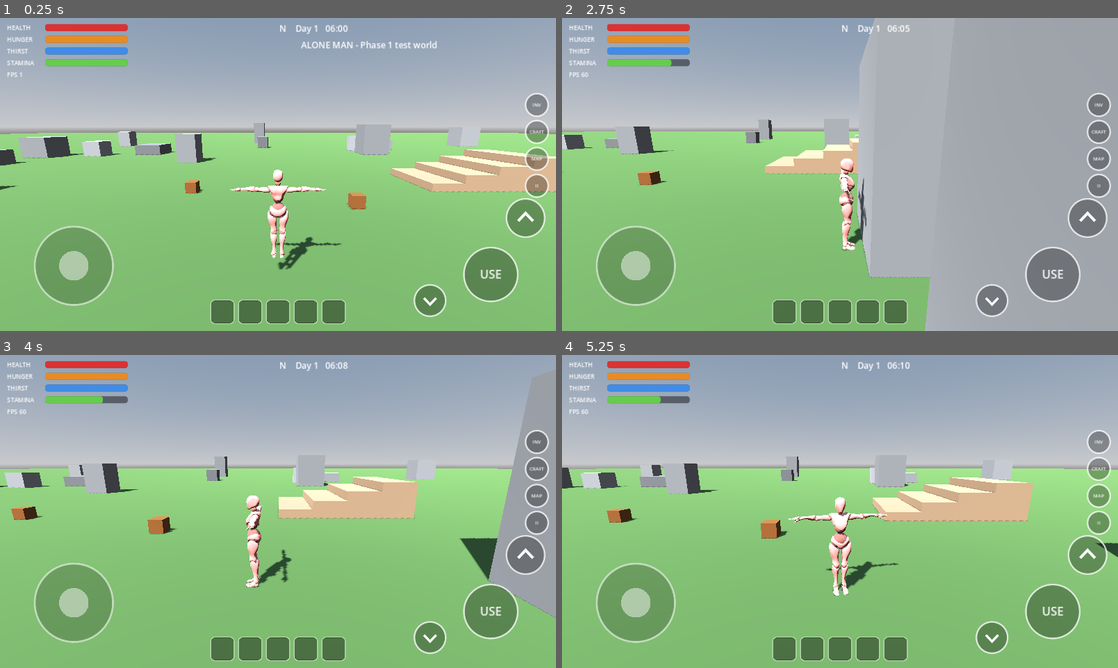
Above: before the commit, frames 1-4 (two rows, left to right).
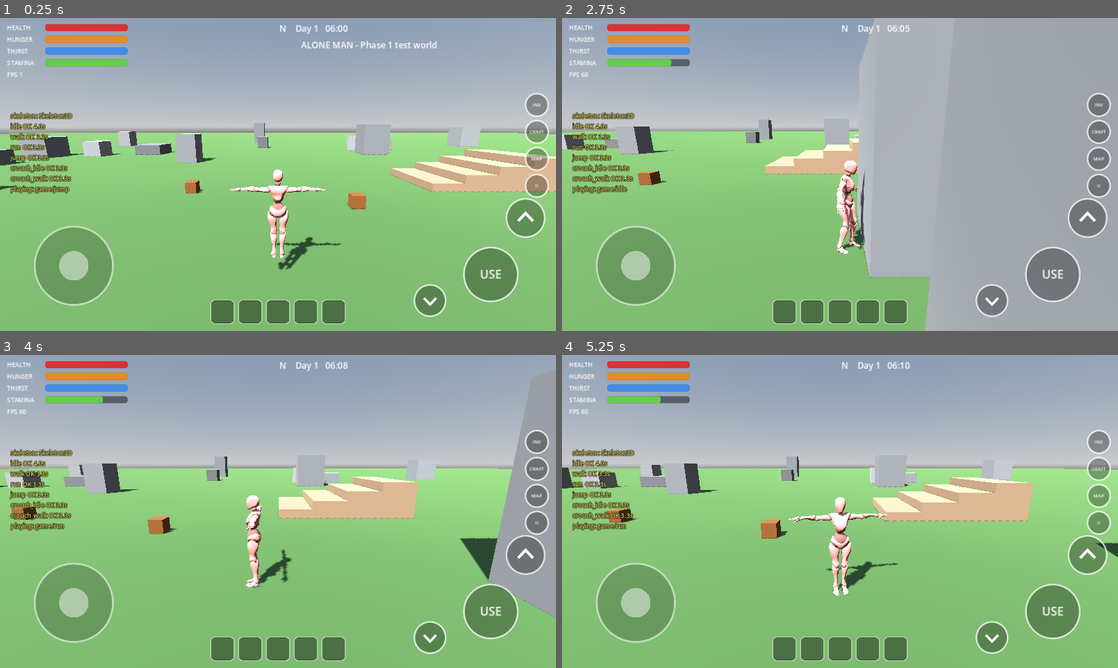
Above: after the commit, the same moments.

Repository: rajeshmalik57045-prog/alone-man-survivalb
Game: Godot game, scene res://scenes/main.tscn
Two runs of this game, one before a commit and one after it. Both use one fixed random seed, a clock stepped at 60 frames per second and the inputs below.
Inputs (mouse positions are in pixels of both pictures, inside the frame that each line leads up to):
- Up to frame 1 (0.25 s): no input
- Up to frame 2 (2.75 s): move the mouse to (962, 158) at 0.52 s; hold D (move_right) 0.53-1.25 s; hold Shift (sprint) 0.53-1.25 s; click (962, 158) at 0.67 s; drag from (728, 190) to (812, 237) at 1.27 s; move the mouse to (895, 105) at 2.02 s; hold D (move_right) from 2.03 s (still down); hold Shift (sprint) from 2.03 s (still down); click (895, 105) at 2.17 s
- Up to frame 3 (4 s): release D (move_right) at 2.75 s; release Shift (sprint) at 2.75 s; drag from (250, 574) to (111, 464) at 2.77 s; move the mouse to (444, 558) at 3.52 s; hold A (move_left) from 3.53 s (still down); hold Shift (sprint) from 3.53 s (still down); click (444, 558) at 3.67 s
- Up to frame 4 (5.25 s): release A (move_left) at 4.25 s; release Shift (sprint) at 4.25 s; drag from (673, 464) to (756, 433) at 4.27 s; move the mouse to (867, 511) at 5.02 s; hold S (move_back) from 5.03 s (still down); hold Shift (sprint) from 5.03 s (still down); click (867, 511) at 5.17 s

The runs differ from the first frame. In frame 1, 1.3% of the frame differs, in the area x 1-14%, y 30-57%; in frame 2, 2.1%, in the area x 1-55%, y 30-76%; in frame 3, 1.2%; in frame 4, 1.3%.

Commit message:
Add files via upload

Diff:
--- a/scripts/player.gd
+++ b/scripts/player.gd
@@ -25,6 +25,8 @@
 const ANIM_LIB := "game"
 const FBX_FACING_YAW := PI  # Mixamo models face +Z, the game moves toward -Z
 
+const SHOW_DEBUG := true  # yellow debug text (top-left); set to false when animations work
+
 const GRAVITY := 18.0
 const STAND_HEIGHT := 1.8
 const CROUCH_HEIGHT := 1.2
@@ -53,6 +55,8 @@
 var _shape: CollisionShape3D
 var _capsule: CapsuleShape3D
 var _anim: AnimationPlayer
+var _debug_label: Label
+var _debug_info := "model: placeholder (no Idle.fbx found)"
 
 
 func _ready() -> void:
@@ -70,6 +74,10 @@
 
 	_visual = _build_visual()
 	add_child(_visual)
+	if _anim:
+		_setup_animations()
+	if SHOW_DEBUG:
+		_make_debug_label()
 
 
 # ---------- input from controls ----------
@@ -160,6 +168,11 @@
 
 
 func _update_animation() -> void:
+	if _debug_label:
+		var playing := ""
+		if _anim:
+			playing = "\nplaying: %s" % str(_anim.current_animation)
+		_debug_label.text = _debug_info + playing
 	if _anim == null:
 		return
 	var hspeed := Vector2(velocity.x, velocity.z).length()
@@ -207,7 +220,8 @@
 		var found := model.find_children("*", "AnimationPlayer", true, false)
 		if not found.is_empty():
 			_anim = found[0] as AnimationPlayer
-			_setup_animations()
+		else:
+			_debug_info = "model loaded but NO AnimationPlayer inside Idle.fbx"
 		_is_placeholder = false
 		return root
 
@@ -236,54 +250,113 @@
 	return root
 
 
+func _make_debug_label() -> void:
+	var layer := CanvasLayer.new()
+	layer.layer = 20
+	add_child(layer)
+	_debug_label = Label.new()
+	_debug_label.position = Vector2(24.0, 215.0)
+	_debug_label.add_theme_font_size_override("font_size", 14)
+	_debug_label.add_theme_color_override("font_color", Color(1.0, 0.95, 0.4))
+	_debug_label.add_theme_color_override("font_outline_color", Color(0.0, 0.0, 0.0))
+	_debug_label.add_theme_constant_override("outline_size", 4)
+	_debug_label.mouse_filter = Control.MOUSE_FILTER_IGNORE
+	layer.add_child(_debug_label)
+
+
 func _setup_animations() -> void:
 	var lib := AnimationLibrary.new()
-
-	var own := _first_animation(_anim)
+	var report: PackedStringArray = []
+
+	# Work out where the skeleton is, relative to the AnimationPlayer's root node.
+	var skel_path := ""
+	var anim_root := _anim.get_node_or_null(_anim.root_node)
+	if anim_root:
+		var skel := _find_skeleton(anim_root)
+		if skel:
+			skel_path = str(anim_root.get_path_to(skel))
+	report.append("skeleton: %s" % (skel_path if skel_path != "" else "NOT FOUND"))
+
+	var own := _best_animation(_anim)
 	if own:
-		lib.add_animation("idle", _prepare_animation(own, "idle"))
+		lib.add_animation("idle", _prepare_animation(own, "idle", ""))
+		report.append("idle OK %.1fs" % own.length)
+	else:
+		report.append("idle: NO ANIMATION in Idle.fbx")
 
 	for key in ANIM_FILES:
-		var path: String = ANIM_DIR + String(ANIM_FILES[key])
+		var file_name := String(ANIM_FILES[key])
+		var path: String = ANIM_DIR + file_name
 		if not ResourceLoader.exists(path):
+			report.append("%s: file missing" % str(key))
 			continue
 		var packed := load(path) as PackedScene
 		if packed == null:
+			report.append("%s: cannot load" % str(key))
 			continue
 		var inst := packed.instantiate()
 		var players := inst.find_children("*", "AnimationPlayer", true, false)
+		var added := false
 		if not players.is_empty():
-			var src := _first_animation(players[0] as AnimationPlayer)
+			var src := _best_animation(players[0] as AnimationPlayer)
 			if src:
-				lib.add_animation(str(key), _prepare_animation(src, str(key)))
+				lib.add_animation(str(key), _prepare_animation(src, str(key), skel_path))
+				report.append("%s OK %.1fs" % [str(key), src.length])
+				added = true
+		if not added:
+			report.append("%s: no animation" % str(key))
 		inst.free()
 
 	_anim.add_animation_library(ANIM_LIB, lib)
-
-
-func _first_animation(player: AnimationPlayer) -> Animation:
+	_debug_info = "\n".join(report)
+
+
+func _find_skeleton(node: Node) -> Skeleton3D:
+	var found := node.find_children("*", "Skeleton3D", true, false)
+	if found.is_empty():
+		return null
+	return found[0] as Skeleton3D
+
+
+## Mixamo files contain an empty "Take 001" plus the real animation, so pick the longest one.
+func _best_animation(player: AnimationPlayer) -> Animation:
+	var best: Animation = null
 	for anim_name in player.get_animation_list():
 		if str(anim_name) == "RESET":
 			continue
-		return player.get_animation(anim_name)
-	return null
-
-
-func _prepare_animation(src: Animation, key: String) -> Animation:
+		var a := player.get_animation(anim_name)
+		if a == null:
+			continue
+		if best == null or a.length > best.length:
+			best = a
+	if best != null and best.length < 0.05:
+		return null
+	return best
+
+
+func _prepare_animation(src: Animation, key: String, skel_path: String) -> Animation:
 	var anim := src.duplicate() as Animation
 	anim.loop_mode = Animation.LOOP_LINEAR if LOOPING.has(key) else Animation.LOOP_NONE
 
-	# Keep the hip bone from travelling forward/sideways, so the animation plays "in place".
 	for t in anim.get_track_count():
-		if anim.track_get_type(t) != Animation.TYPE_POSITION_3D:
-			continue
-		if not str(anim.track_get_path(t)).ends_with("Hips"):
-			continue
-		var count := anim.track_get_key_count(t)
-		if count == 0:
-			continue
-		var first: Vector3 = anim.track_get_key_value(t, 0)
-		for k in count:
-			var v: Vector3 = anim.track_get_key_value(t, k)
-			anim.track_set_key_value(t, k, Vector3(first.x, v.y, first.z))
+		var track_type := anim.track_get_type(t)
+		var is_bone_track := (
+			track_type == Animation.TYPE_POSITION_3D
+			or track_type == Animation.TYPE_ROTATION_3D
+			or track_type == Animation.TYPE_SCALE_3D
+		)
+		var bone := anim.track_get_path(t).get_concatenated_subnames()
+
+		# Point bone tracks of other files at THIS model's skeleton.
+		if is_bone_track and bone != "" and skel_path != "":
+			anim.track_set_path(t, NodePath("%s:%s" % [skel_path, bone]))
+
+		# Keep the hip bone from travelling forward/sideways, so the animation plays "in place".
+		if track_type == Animation.TYPE_POSITION_3D and bone.ends_with("Hips"):
+			var count := anim.track_get_key_count(t)
+			if count > 0:
+				var first: Vector3 = anim.track_get_key_value(t, 0)
+				for k in count:
+					var v: Vector3 = anim.track_get_key_value(t, k)
+					anim.track_set_key_value(t, k, Vector3(first.x, v.y, first.z))
 	return anim
